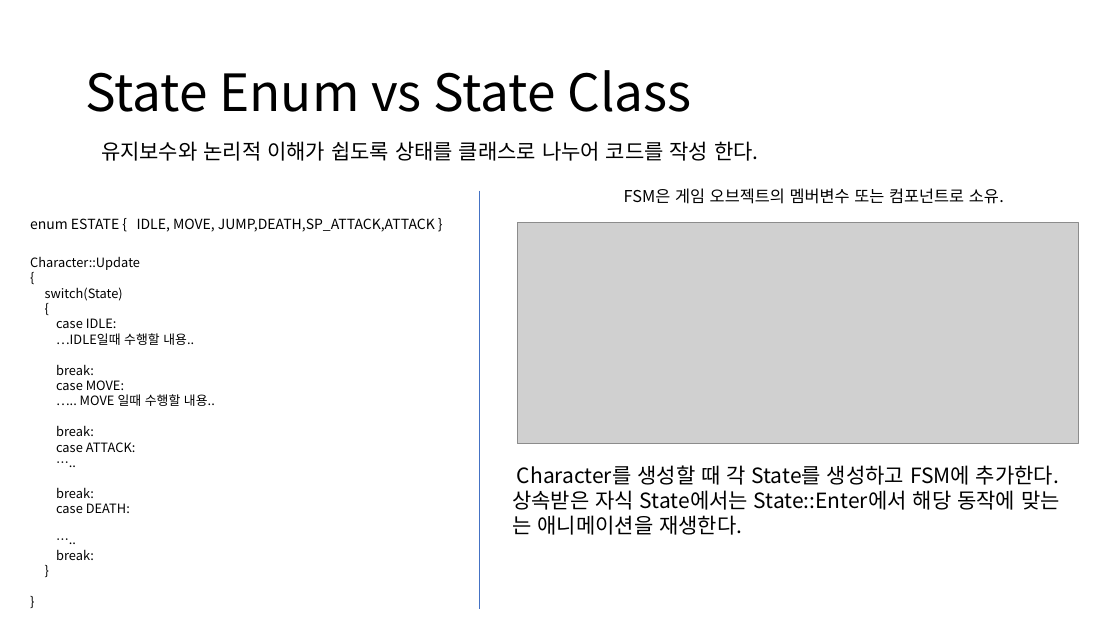
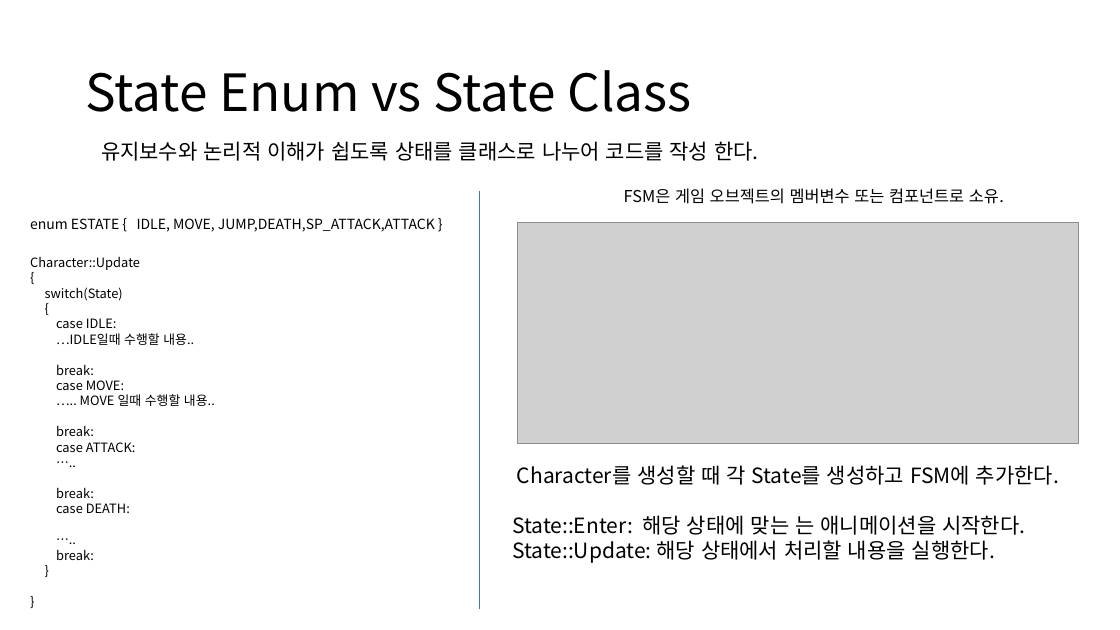
Before and after one commit to ldw9981/Direct2D_1.4, a slide deck: slide 4 of ppt/유한상태머신.pptx. Drawn at 1120x630 pixels with LibreOffice and Linux fonts; fonts in the diff are those of the drawing; grey boxes stand for pictures. Boxes give left, top, right and bottom in pixels: in the first picture for what was removed or moved away, otherwise in the second. Text is boxed around its words. In the diff, an @@ line names an element or a change of style, - is before the commit and + after.

```diff
--- a/ppt/유한상태머신.pptx
+++ b/ppt/유한상태머신.pptx
@@ text at (512, 515, 1025, 563): text changed @@
-상속받은 자식 State에서는 State::Enter에서 해당 동작에 맞는
-는 애니메이션을 재생한다.
+State::Enter: 해당 상태에 맞는 는 애니메이션을 시작한다.
+State::Update: 해당 상태에서 처리할 내용을 실행한다.
```
Also in this commit, not shown: 3 other slides changed, 1 slide added, 1 slide removed, 2 other files.
